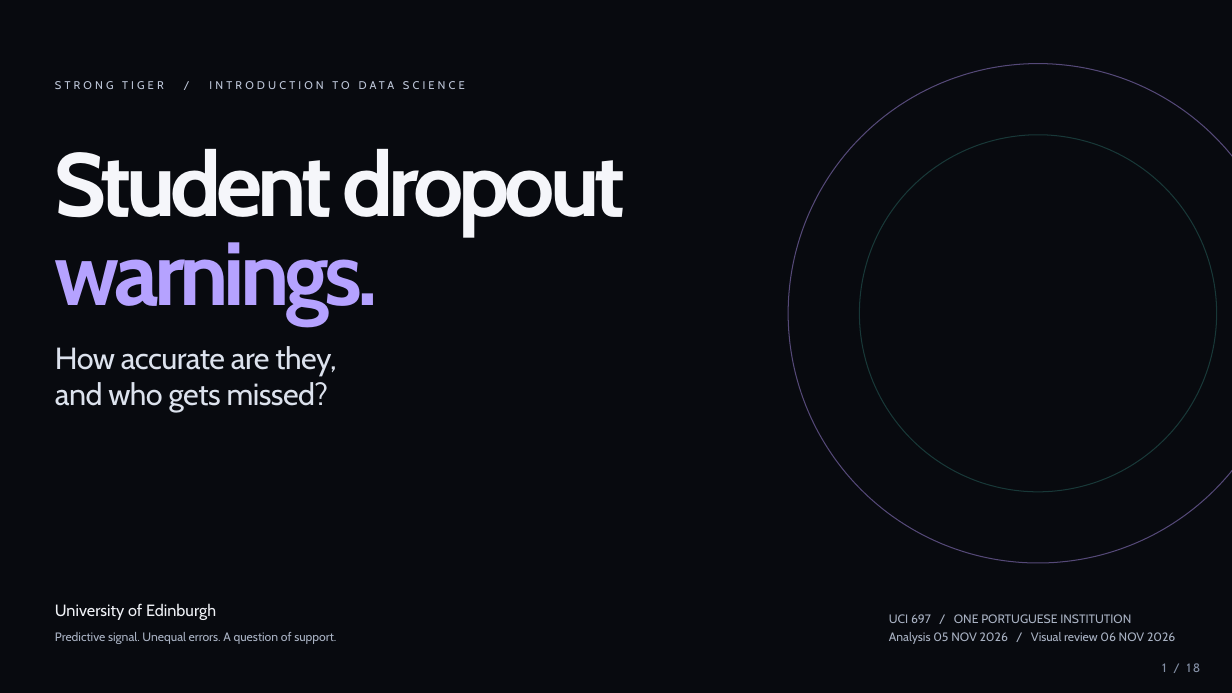
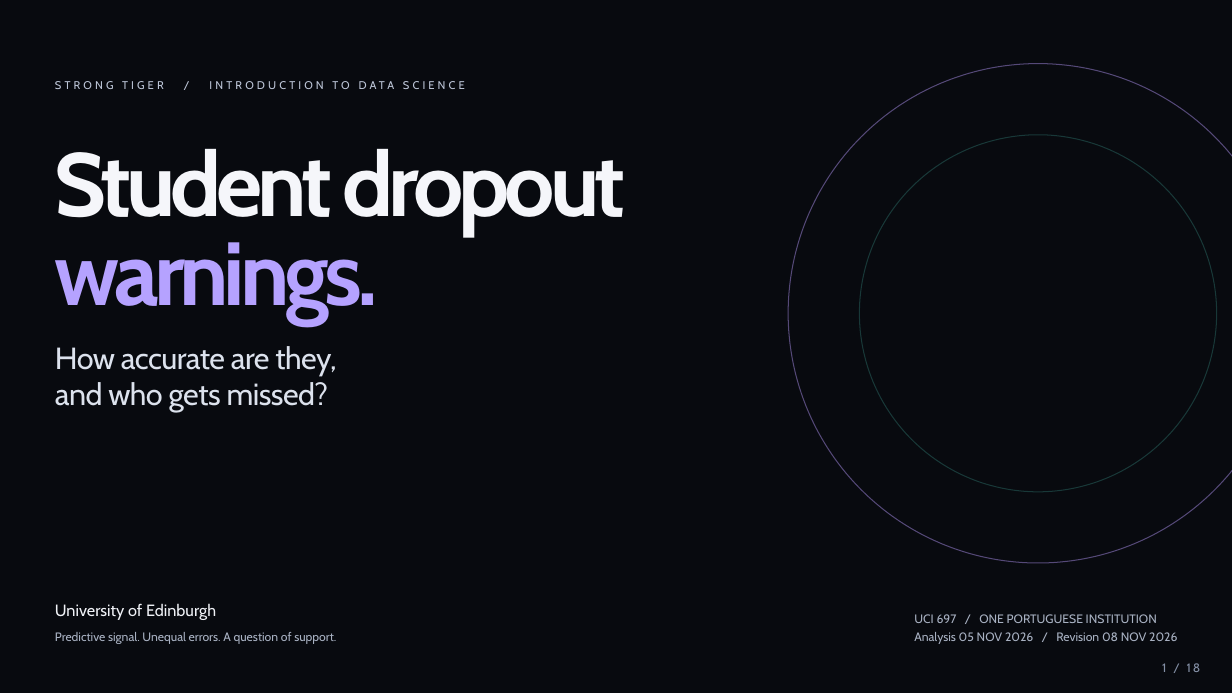
Before and after one commit to Tigershengsheng/ids-project, a slide deck: slide 1 of output/powerpoint/Student_Dropout_Presentation.pptx. Drawn at 1232x693 pixels with LibreOffice and Linux fonts; fonts in the diff are those of the drawing; background and template pictures are left out. Boxes give left, top, right and bottom in pixels: in the first picture for what was removed or moved away, otherwise in the second. Text is boxed around its words. In the diff, an @@ line names an element or a change of style, - is before the commit and + after.

```diff
--- a/output/powerpoint/Student_Dropout_Presentation.pptx
+++ b/output/powerpoint/Student_Dropout_Presentation.pptx
@@ text "UCI 697 / ONE PORTUGUESE ...": place and size @@
-text "UCI 697 / ONE PORTUGUESE ..." at bbox=[889, 614, 1131, 623]
+text "UCI 697 / ONE PORTUGUESE ..." at bbox=[914, 614, 1157, 623]
@@ text at bbox=[914, 632, 1177, 644]: text changed @@
-Analysis 05 NOV 2026 / Visual review 06 NOV 2026
+Analysis 05 NOV 2026 / Revision 08 NOV 2026
```
Also in this commit, not shown: 6 other slides changed, 20 other files.
